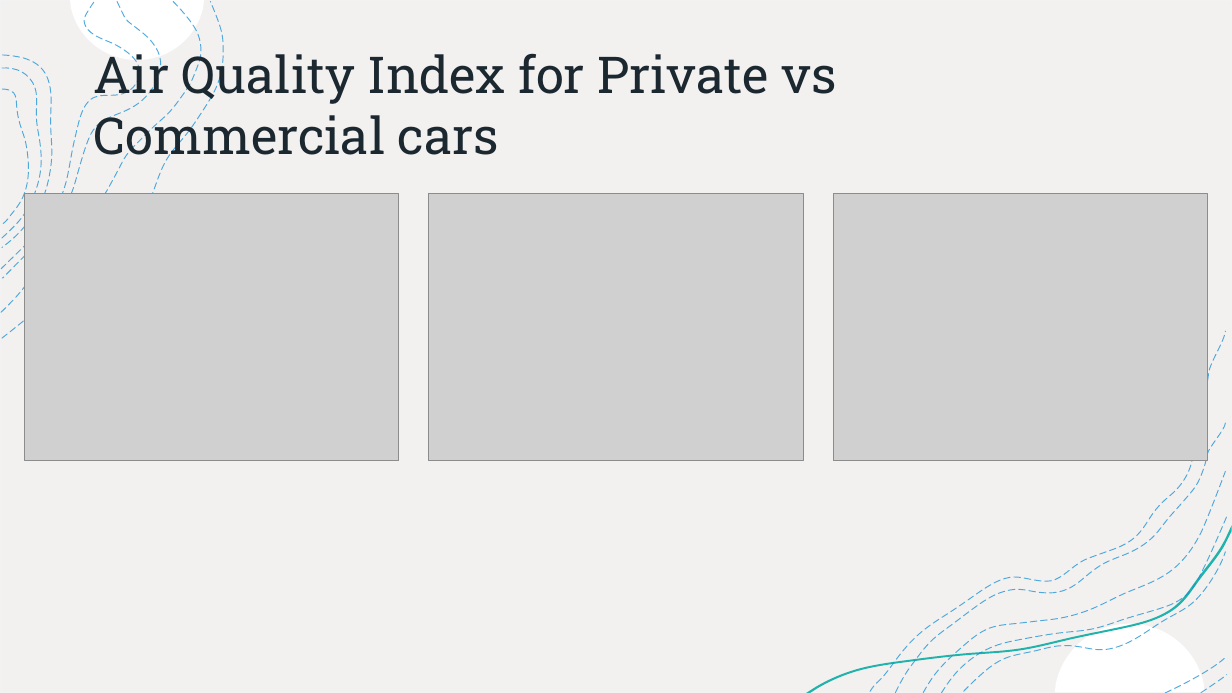
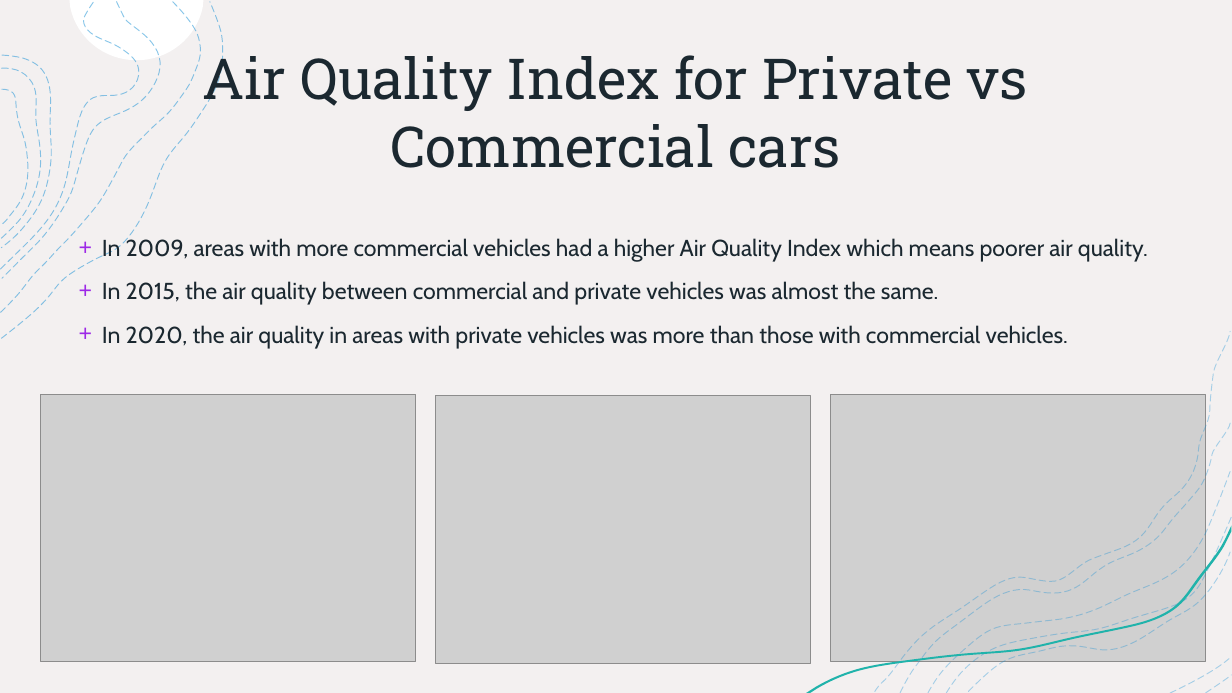
Before and after one commit to paloni-dotcom/Se7en, a slide deck: slide 12 of Presentation/AQI_Presentation.pptx. Drawn at 1232x693 pixels with LibreOffice and Linux fonts; fonts in the diff are those of the drawing; grey boxes stand for pictures. Boxes give left, top, right and bottom in pixels: in the first picture for what was removed or moved away, otherwise in the second. Text is boxed around its words. In the diff, an @@ line names an element or a change of style, - is before the commit and + after.

```diff
--- a/Presentation/AQI_Presentation.pptx
+++ b/Presentation/AQI_Presentation.pptx
@@ rectangle removed at (x1=0, y1=0, x2=1232, y2=693) @@
@@ rectangle added at (x1=0, y1=0, x2=1232, y2=693), fill #FFFFFF, outline #F2F2F2 1 pt @@
@@ rectangle added at (x1=0, y1=0, x2=1232, y2=693), fill #F3F0F0 @@
@@ title "Air Quality Index for Private ..." moved from (x1=94, y1=47, x2=837, y2=166) to (x1=202, y1=48, x2=1028, y2=168) @@
@@ title "Air Quality Index for Private ..." at (x1=202, y1=48, x2=1028, y2=168): size 39.6 to 44 pt; alignment left to centre; vertical alignment middle to bottom @@
@@ group removed at (x1=2, y1=2, x2=224, y2=338): 4 freeform shapes @@
@@ group added at (x1=1, y1=0, x2=224, y2=338): 8 freeform shapes @@
@@ text added at (x1=102, y1=238, x2=1148, y2=349), 18 pt, text #1B2830 @@
++ In 2009, areas with more commercial vehicles had a higher Air Quality Index which means poorer air quality.
++ In 2015, the air quality between commercial and private vehicles was almost the same.
++ In 2020, the air quality in areas with private vehicles was more than those with commercial vehicles.
@@ freeform shape removed at (x1=871, y1=331, x2=1226, y2=691) @@
@@ picture moved from (x1=24, y1=193, x2=399, y2=460) to (x1=41, y1=395, x2=416, y2=663) @@
@@ picture moved from (x1=429, y1=193, x2=804, y2=460) to (x1=435, y1=396, x2=811, y2=664) @@
@@ picture moved from (x1=834, y1=194, x2=1209, y2=461) to (x1=831, y1=395, x2=1206, y2=663) @@
@@ group added at (x1=806, y1=332, x2=1232, y2=693): 8 freeform shapes @@
@@ freeform shape removed at (x1=964, y1=552, x2=1226, y2=691) @@
```
Also in this commit, not shown: 8 other slides changed, 1 slide added, 2 other files.
